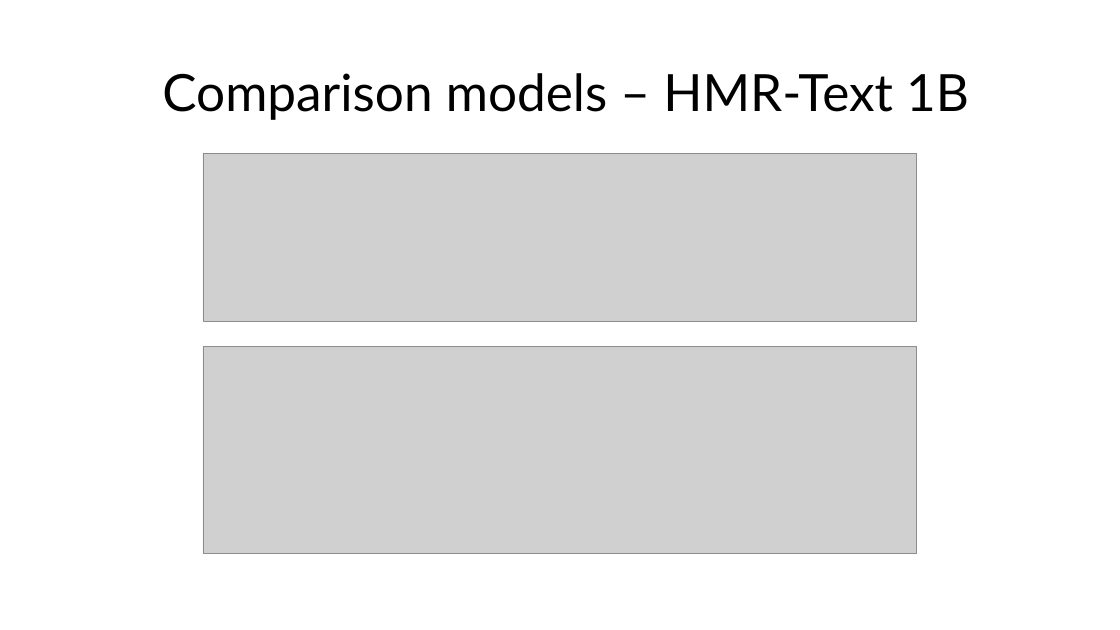
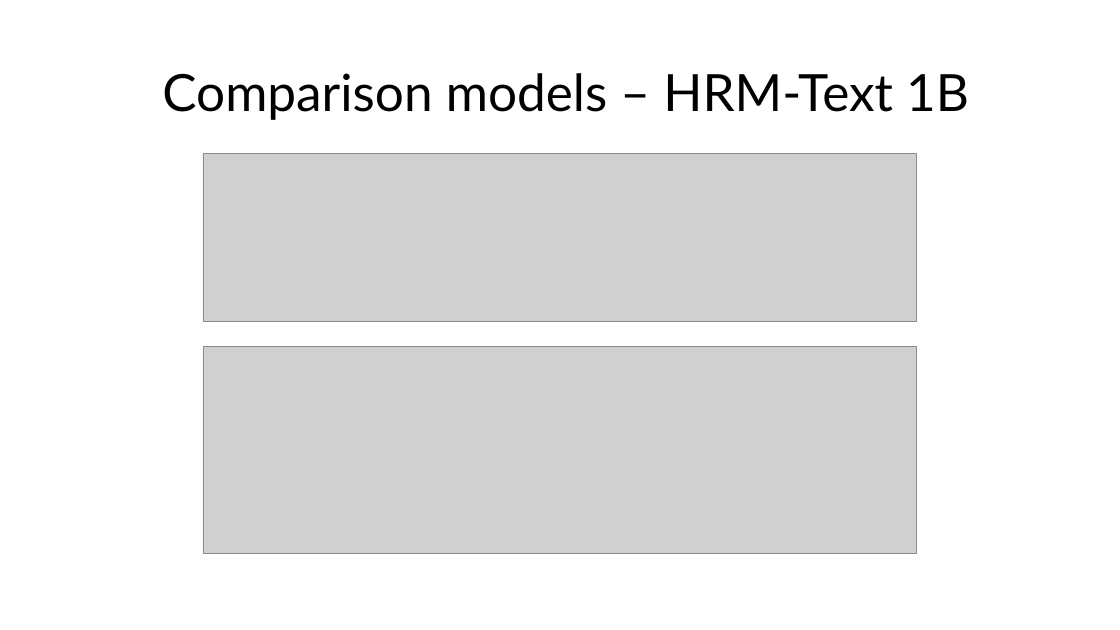
Before and after one commit to Shuagib/multi-modal-Mimir, a slide deck: slide 9 of Præsentation1.pptx. Drawn at 1120x630 pixels with LibreOffice and Linux fonts; fonts in the diff are those of the drawing; grey boxes stand for pictures. Boxes give left, top, right and bottom in pixels: in the first picture for what was removed or moved away, otherwise in the second. Text is boxed around its words. In the diff, an @@ line names an element or a change of style, - is before the commit and + after.

```diff
--- a/Præsentation1.pptx
+++ b/Præsentation1.pptx
@@ title at (x1=162, y1=73, x2=969, y2=120): text changed @@
-Comparison models – HMR-Text 1B
+Comparison models – HRM-Text 1B
```
Also in this commit, not shown: 2 other slides changed, 1 slide added, 2 slides removed.
